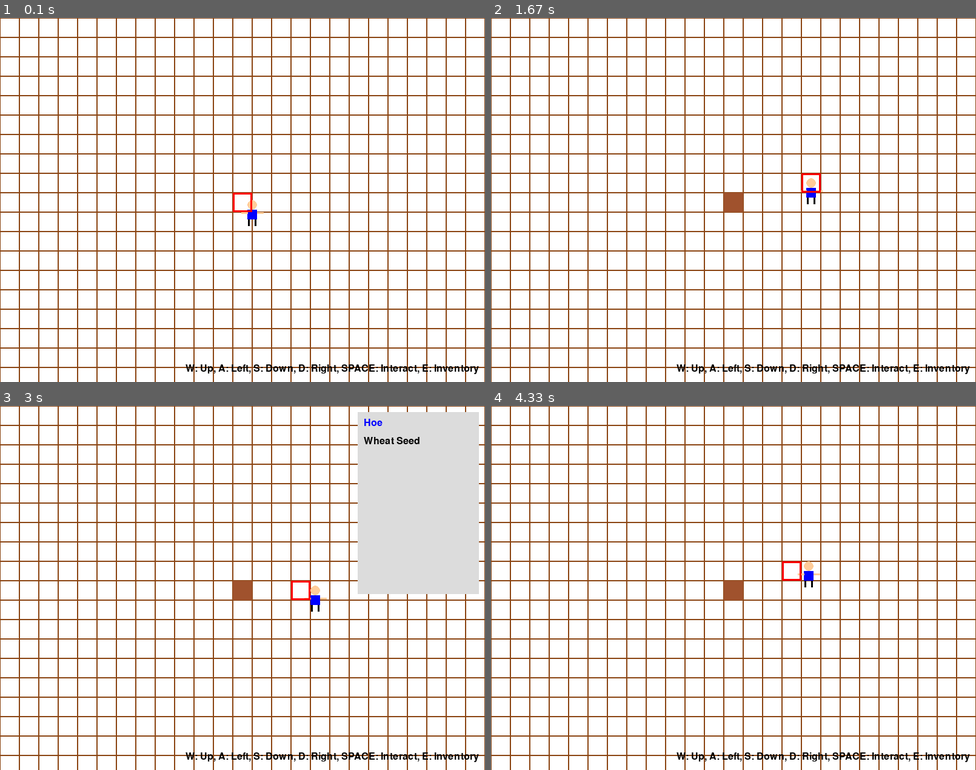
Above: before the commit, frames 1-4 (two rows, left to right).
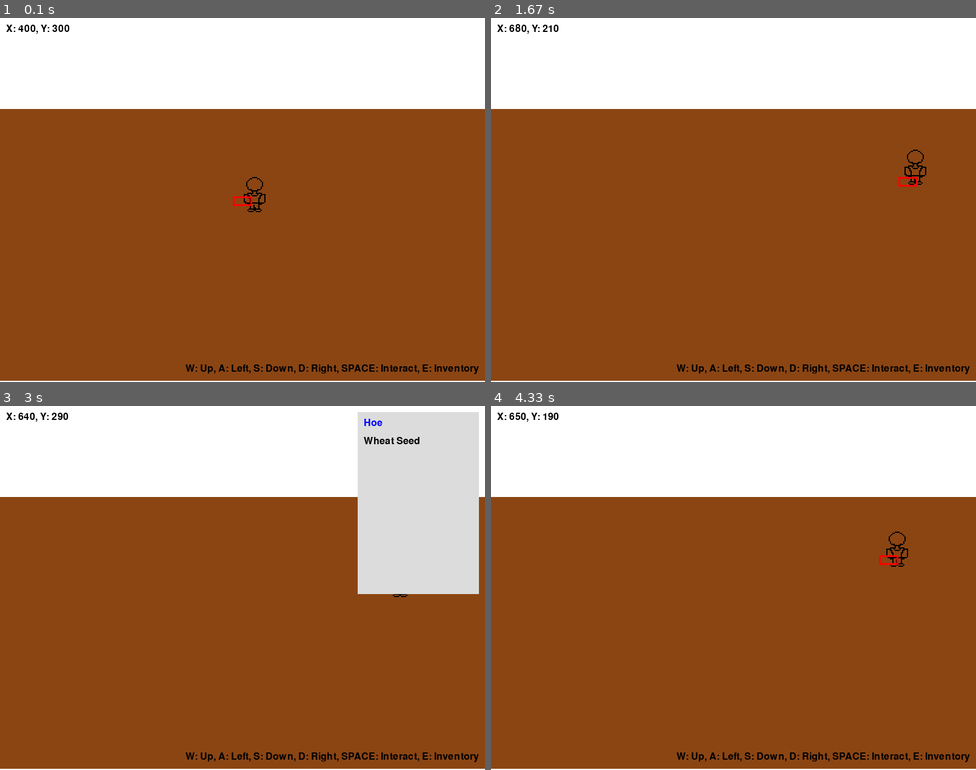
Above: after the commit, the same moments.

Repository: Origin0804/planting-game
Game: pygame game, started from main.py
The game is run twice, just before and just after one commit, with the same random seed, the same clock (stepped at 60 frames per second) and the same inputs.
Inputs (mouse positions are in pixels of both pictures, inside the frame that each line leads up to):
- Up to frame 1 (0.1 s): no input
- Up to frame 2 (1.67 s): hold Space 0.33-0.8 s; hold D 0.33-0.8 s; hold D 0.83-1.3 s; hold W 1.33-1.63 s
- Up to frame 3 (3 s): hold D 1.67-2.13 s; tap E at 1.82 s; hold A 2.17-2.7 s; hold S from 2.73 s (still down)
- Up to frame 4 (4.33 s): release S at 3.03 s; hold A 3.07-3.47 s; tap E at 3.22 s; hold W 3.5-3.87 s; move the mouse to (583, 675) at 3.53 s; hold D from 3.9 s (still down)

The runs differ from the first frame. In frame 1, 69% of the frame differs, in the area x 0-100%, y 0-100%; in frame 2, 69%; in frame 3, 62%; in frame 4, 69%.

Commit message:
Update for 2.5D vision

Diff:
--- a/block.py
+++ b/block.py
@@ -2,21 +2,44 @@
 
 # 定义常量
 PLANT_COLOR = (0, 128, 0)
+SCREEN_HEIGHT = 600  # 与main.py中的HEIGHT保持一致
+SKY_HEIGHT = 150     # 天空区域高度
 TILE_SIZE = 32
 
 # 初始化字体
 pygame.font.init()
 FONT = pygame.font.Font(None, 24)  # 可以根据需要调整字体大小
 
+WHEAT_TEXTURES = [
+    pygame.transform.scale(pygame.image.load(f'wheat{i}.png'), (TILE_SIZE, TILE_SIZE))
+    for i in range(1, 6)
+]
+# 在文件顶部添加
+SCREEN_HEIGHT = 600  # 与main.py中的HEIGHT保持一致
+SKY_HEIGHT = 150     # 天空区域高度
+
 class Block:
-    def __init__(self, position, state=0):
+    def __init__(self, grid_x, grid_y):
         """
-        初始化一个 Block 实例
-        :param position: 土地块的位置，格式: (x, y)
-        :param state: 土地块的状态，默认值为 0
+        :param grid_x: 网格坐标X (从0开始的整数)
+        :param grid_y: 网格坐标Y (从0开始的整数)
         """
-        self.position = position
-        self.state = state
+        self.grid_x = grid_x
+        self.grid_y = grid_y
+        self.state = 0  # 0 表示未开垦，1 表示已开垦
+        # 转换为屏幕坐标（扁矩形：宽度32，高度16）
+        self.screen_x = grid_x
+        self.screen_y = SKY_HEIGHT + grid_y / 2 # 留出天空区域
+
+    @property
+    def depth(self):
+        """用于绘制排序的深度值"""
+        return self.grid_x + self.grid_y
+
+    def draw(self, screen):
+        # 扁矩形绘制（宽32，高16）
+        pygame.draw.rect(screen, (139, 69, 19),
+                        (self.screen_x, self.screen_y, 32, 16))
 
     def change_state(self, new_state):
         """
@@ -25,19 +48,7 @@
         """
         self.state = new_state
 
-    def draw(self, screen):
-        """
-        在屏幕上绘制土地块
-        :param screen: 游戏屏幕对象
-        """
-        x, y = self.position
-        LAND_COLOR = (139, 69, 19)
-        CULTIVATED_COLOR = (160, 82, 45)
-        # Bug 修复：这里应该绘制土地块大小的矩形，而不是整个屏幕大小
-        if self.state == 0:
-            pygame.draw.rect(screen, LAND_COLOR, (x, y, TILE_SIZE, TILE_SIZE), 1)
-        elif self.state == 1:
-            pygame.draw.rect(screen, CULTIVATED_COLOR, (x, y, TILE_SIZE, TILE_SIZE))
+
 
 class Soil(Block):
     def __init__(self, position, state=0, plant=None):
@@ -80,23 +91,22 @@
             plant = self.plant
             self.plant = None
             self.growth_stage = 0
-            print(f"Harvesting plant at {self.position}")
+            print(f"Harvesting {plant.name} at {self.grid_x}, {self.grid_y}")
             return plant
         return None
-
     def draw(self, screen):
         super().draw(screen)
         if self.plant is not None:
-            x, y = self.position
-            # 计算植物的大小，根据生长阶段动态变化
-            plant_size = TILE_SIZE * (self.growth_stage / self.plant.max_stages)
-            # 绘制植物矩形，使其居中显示在土地块上
-            pygame.draw.rect(screen, PLANT_COLOR, (x + (TILE_SIZE - plant_size) // 2,
-                                                   y + (TILE_SIZE - plant_size) // 2,
-                                                   plant_size, plant_size))
-            # 绘制生长阶段数字标注
+            x, y = self.screen_x, self.screen_y
+            # 根据生长阶段选择贴图
+            stage = min(self.growth_stage, len(WHEAT_TEXTURES) - 1)
+            plant_image = WHEAT_TEXTURES[stage]
+            plant_y = y - plant_image.get_height() + 16
+            screen.blit(plant_image, (x, plant_y))
+            # 调整生长阶段数字标注的位置
             text = FONT.render(str(self.growth_stage), True, (255, 255, 255))  # 白色文字
-            text_rect = text.get_rect(center=(x + TILE_SIZE // 2, y + TILE_SIZE // 2))
+            # 让提示框显示在植物上方
+            text_rect = text.get_rect(center=(x + TILE_SIZE // 2, plant_y - 10))
             screen.blit(text, text_rect)
 
 
@@ -104,4 +114,4 @@
         """开垦土地"""
         if self.state == 0:
             self.state = 1
-            print(f"Land at {self.position} cultivated")
+            print(f"Land at {self.grid_x}, {self.grid_y} cultivated")
--- a/character.py
+++ b/character.py
@@ -1,14 +1,22 @@
+import pygame
+from block import TILE_SIZE
+
+SCREEN_HEIGHT = 600  # 与main.py中的HEIGHT保持一致
+SKY_HEIGHT = 150     # 天空区域高度
+
 class Character:
-    def __init__(self, name, x, y):
+    def __init__(self, name, grid_x, grid_y):
         """
         Initialize a Character instance
         :param name: The name of the character
-        :param x: The initial x-coordinate of the character
-        :param y: The initial y-coordinate of the character
+        :param grid_x: The initial grid x-coordinate of the character
+        :param grid_y: The initial grid y-coordinate of the character
         """
         self.name = name
-        self.x = x
-        self.y = y
+        self.grid_x = grid_x  # 网格坐标X
+        self.grid_y = grid_y  # 网格坐标Y
+        self.screen_x = 0      # 实际屏幕坐标（通过grid计算）
+        self.screen_y = 0
         self.inventory = []  # Item list
 
     def add_item(self, item):
@@ -36,3 +44,16 @@
         :return: The character's inventory list
         """
         return self.inventory
+
+    def draw_player(screen, grid_x, grid_y):
+        # 计算玩家在扁矩形系统中的位置
+
+        # 将贴图加载移到函数外部（只需加载一次）
+        if not hasattr(Character, 'player_image'):
+            Character.player_image = pygame.transform.scale(
+                pygame.image.load('character_model.png').convert_alpha(),
+                (40, 60)
+            )
+        screen_x = grid_x
+        screen_y = SKY_HEIGHT + grid_y / 2 - 40  # 站在地块上方
+        screen.blit(Character.player_image, (screen_x, screen_y))
--- a/import pygame.py
+++ /dev/null
@@ -1,282 +0,0 @@
-import pygame
-import random
-
-# Initialize Pygame
-pygame.init()
-
-# Define constants
-WIDTH, HEIGHT = 800, 600
-TILE_SIZE = 32
-WHITE = (255, 255, 255)
-BLACK = (0, 0, 0)
-LAND_COLOR = (139, 69, 19)  # Land color
-CULTIVATED_COLOR = (160, 82, 45)  # Cultivated land color
-PLANT_COLOR = (0, 128, 0)  # Plant color
-MOVE_SPEED = 2
-FONT = pygame.font.Font(None, 24)
-INVENTORY_WIDTH = 200
-INVENTORY_HEIGHT = 300
-INVENTORY_BG_COLOR = (220, 220, 220)
-TIP_BG_COLOR = (255, 255, 200)
-HIGHLIGHT_COLOR = (255, 0, 0)  # Color for highlighting the land
-
-# Define the Block class
-class Block:
-    def __init__(self, position, state=0):
-        """
-        Initialize a Block instance
-        :param position: The position of the land block, format: (x, y)
-        :param state: The state of the land block, default is 0
-        """
-        self.position = position
-        self.state = state
-
-    def change_state(self, new_state):
-        """
-        Change the state of the land block
-        :param new_state: The new state value
-        """
-        self.state = new_state
-
-    def draw(self, screen):
-        """
-        Draw the land block on the screen
-        :param screen: The game screen object
-        """
-        x, y = self.position
-        if self.state == 0:
-            pygame.draw.rect(screen, LAND_COLOR, (x, y, TILE_SIZE, TILE_SIZE), 1)
-        elif self.state == 1:
-            pygame.draw.rect(screen, CULTIVATED_COLOR, (x, y, TILE_SIZE, TILE_SIZE))
-
-
-# Define the Soil class
-class Soil(Block):
-    def __init__(self, position, state=0, plant=0):
-        """
-        Initialize a Soil instance
-        :param position: The position of the land, format: (x, y)
-        :param state: The state of the land, 0 for uncultivated, 1 for cultivated, default is 0
-        :param plant: The planted crop, 0 for no plant
-        """
-        super().__init__(position, state)
-        self.plant = plant
-        self.growth_stage = 0  # Plant growth stage
-
-    def plant_crop(self, new_plant):
-        """
-        Plant a crop on the land
-        :param new_plant: The crop to be planted
-        """
-        if self.state == 1 and self.plant == 0:
-            self.plant = new_plant
-            self.growth_stage = 0
-
-    def grow(self):
-        """
-        The plant grows
-        """
-        if self.plant != 0:
-            self.growth_stage += 1
-            if self.growth_stage >= 5:  # Assume the plant matures after 5 growth stages
-                self.growth_stage = 5
-
-    def harvest(self):
-        """
-        Harvest the crop on the land
-        :return: The harvested crop, 0 if no crop
-        """
-        if self.plant != 0 and self.growth_stage == 5:
-            harvested_plant = self.plant
-            self.plant = 0
-            self.growth_stage = 0
-            return harvested_plant
-        return 0
-
-    def draw(self, screen):
-        super().draw(screen)
-        if self.plant != 0:
-            x, y = self.position
-            plant_size = TILE_SIZE * (self.growth_stage / 5)
-            pygame.draw.rect(screen, PLANT_COLOR, (x + (TILE_SIZE - plant_size) // 2,
-                                                   y + (TILE_SIZE - plant_size) // 2,
-                                                   plant_size, plant_size))
-
-
-# Define the Item class
-class Item:
-    def __init__(self, item_id, name, description=""):
-        """
-        Initialize an Item instance
-        :param item_id: The unique ID of the item
-        :param name: The name of the item
-        :param description: The description of the item, default is an empty string
-        """
-        self.id = item_id
-        self.name = name
-        self.description = description
-
-
-# Define the Character class
-class Character:
-    def __init__(self, name, x, y):
-        """
-        Initialize a Character instance
-        :param name: The name of the character
-        :param x: The initial x-coordinate of the character
-        :param y: The initial y-coordinate of the character
-        """
-        self.name = name
-        self.x = x
-        self.y = y
-        self.inventory = []  # Item list
-
-    def add_item(self, item):
-        """
-        Add an item to the character's inventory
-        :param item: The item instance to be added
-        """
-        self.inventory.append(item)
-
-    def remove_item(self, item_id):
-        """
-        Remove an item with the specified ID from the character's inventory
-        :param item_id: The ID of the item to be removed
-        :return: The removed item if successful, None otherwise
-        """
-        for item in self.inventory:
-            if item.id == item_id:
-                self.inventory.remove(item)
-                return item
-        return None
-
-    def get_inventory(self):
-        """
-        Get the character's inventory
-        :return: The character's inventory list
-        """
-        return self.inventory
-
-
-# Create the screen
-screen = pygame.display.set_mode((WIDTH, HEIGHT))
-pygame.display.set_caption("Simple Stardew Valley")
-
-# Load the character image
-player_image = pygame.Surface((TILE_SIZE, TILE_SIZE))
-player_image.fill((255, 0, 0))  # Red square represents the character
-
-# Create a character instance
-player = Character("Player", WIDTH // 2, HEIGHT // 2)
-
-# Add items to the player's inventory
-hoe = Item(1, "Hoe", "A tool for cultivating land")
-seed = Item(2, "Seed", "A seed for planting crops")
-player.add_item(hoe)
-player.add_item(seed)
-
-# Create a list of land blocks
-blocks = []
-for y in range(0, HEIGHT, TILE_SIZE):
-    for x in range(0, WIDTH, TILE_SIZE):
-        block = Soil((x, y))
-        blocks.append(block)
-
-# Game main loop
-running = True
-clock = pygame.time.Clock()
-grow_timer = 0  # Growth timer
-is_inventory_open = False  # Inventory open flag
-
-while running:
-    for event in pygame.event.get():
-        if event.type == pygame.QUIT:
-            running = False
-        elif event.type == pygame.KEYDOWN:
-            if event.key == pygame.K_SPACE:
-                # Get the land block where the player is currently located
-                player_tile_x = player.x // TILE_SIZE * TILE_SIZE
-                player_tile_y = player.y // TILE_SIZE * TILE_SIZE
-                for block in blocks:
-                    if block.position == (player_tile_x, player_tile_y):
-                        if any(item.id == 1 for item in player.inventory):  # Has a hoe
-                            block.change_state(1)  # Cultivate the land
-                        elif any(item.id == 2 for item in player.inventory) and block.state == 1:
-                            block.plant_crop(seed)  # Plant a crop
-                        elif block.plant != 0 and block.growth_stage == 5:
-                            harvested = block.harvest()
-                            if harvested:
-                                player.add_item(harvested)
-            elif event.key == pygame.K_e:
-                is_inventory_open = not is_inventory_open
-
-    # Handle key events, use WASD to control movement
-    keys = pygame.key.get_pressed()
-    if keys[pygame.K_a] and player.x > 0:
-        player.x -= MOVE_SPEED
-    if keys[pygame.K_d] and player.x < WIDTH - TILE_SIZE:
-        player.x += MOVE_SPEED
-    if keys[pygame.K_w] and player.y > 0:
-        player.y -= MOVE_SPEED
-    if keys[pygame.K_s] and player.y < HEIGHT - TILE_SIZE:
-        player.y += MOVE_SPEED
-
-    # Plant growth logic
-    grow_timer += clock.get_rawtime()
-    if grow_timer >= 5000:  # Grow once every 5 seconds
-        for block in blocks:
-            if isinstance(block, Soil):
-                block.grow()
-        grow_timer = 0
-
-    # Draw the background
-    screen.fill(WHITE)
-
-    # Draw land blocks
-    for block in blocks:
-        block.draw(screen)
-
-    # Implement 2.5D effect, simply rotate the character
-    rotated_player = pygame.transform.rotate(player_image, 45)
-    new_rect = rotated_player.get_rect(center=player_image.get_rect(topleft=(player.x, player.y)).center)
-    screen.blit(rotated_player, new_rect.topleft)
-
-    # Highlight the land block where the player is currently located
-    player_tile_x = player.x // TILE_SIZE * TILE_SIZE
-    player_tile_y = player.y // TILE_SIZE * TILE_SIZE
-    for block in blocks:
-        if block.position == (player_tile_x, player_tile_y):
-            pygame.draw.rect(screen, HIGHLIGHT_COLOR, (player_tile_x, player_tile_y, TILE_SIZE, TILE_SIZE), 3)
-
-    # Show the inventory interface
-    if is_inventory_open:
-        pygame.draw.rect(screen, INVENTORY_BG_COLOR, (WIDTH - INVENTORY_WIDTH - 10, 10, INVENTORY_WIDTH, INVENTORY_HEIGHT))
-        inventory_y = 20
-        mouse_x, mouse_y = pygame.mouse.get_pos()
-        hovered_item = None
-        for item in player.inventory:
-            item_text = FONT.render(item.name, True, BLACK)
-            item_rect = item_text.get_rect(topleft=(WIDTH - INVENTORY_WIDTH, inventory_y))
-            screen.blit(item_text, item_rect)
-            if item_rect.collidepoint(mouse_x, mouse_y):
-                hovered_item = item
-            inventory_y += 30
-
-        if hovered_item:
-            desc_text = FONT.render(hovered_item.description, True, BLACK)
-            desc_rect = desc_text.get_rect(topleft=(WIDTH - INVENTORY_WIDTH, inventory_y))
-            pygame.draw.rect(screen, TIP_BG_COLOR, desc_rect.inflate(10, 5))
-            screen.blit(desc_text, desc_rect)
-
-    # Show key prompts
-    controls_text = FONT.render("W: Up, A: Left, S: Down, D: Right, SPACE: Interact, E: Inventory", True, BLACK)
-    screen.blit(controls_text, (WIDTH - controls_text.get_width() - 10, HEIGHT - 30))
-
-    # Update the display
-    pygame.display.flip()
-
-    # Control the frame rate
-    clock.tick(60)
-
-# Quit Pygame
-pygame.quit()
--- a/main.py
+++ b/main.py
@@ -10,9 +10,11 @@
 # 定义常量
 WIDTH, HEIGHT = 800, 600
 TILE_SIZE = 32
+SKY_COLOR = (135, 206, 235)  # 天空蓝
 WHITE = (255, 255, 255)
 BLACK = (0, 0, 0)
-MOVE_SPEED = 2
+SKY_HEIGHT = 150     # 天空区域高度
+MOVE_SPEED = 5
 FONT = pygame.font.Font(None, 24)
 INVENTORY_WIDTH = 200
 INVENTORY_HEIGHT = 300
@@ -24,9 +26,17 @@
 screen = pygame.display.set_mode((WIDTH, HEIGHT))
 pygame.display.set_caption("Simple Stardew Valley")
 
+# 加载人物模型素材
+player_image = pygame.image.load('character_model.png').convert_alpha()
+# 调整图片大小以适应 TILE_SIZE
+player_image = pygame.transform.scale(player_image, (40, 60))
+
+# 后续代码保持不变
+
 # Create a character instance
-player = Character("Player", WIDTH // 2, HEIGHT // 2)
-
+player = Character("Player",
+                  (WIDTH//2),  # 初始网格X
+                  (HEIGHT//2)) # 初始网格Y
 # 定义小麦种子
 wheat_seed = Item(2, "Wheat Seed", "A seed for planting wheat")
 # 定义小麦产品
@@ -42,11 +52,14 @@
 player.add_item(wheat_seed)
 
 # 创建土地块列表
+# 计算实际可放置地块的网格数量
+GRID_COLS = WIDTH // TILE_SIZE
+GRID_ROWS = (HEIGHT - SKY_HEIGHT) // 16  # 根据扁矩形高度计算
+
 blocks = []
-for y in range(0, HEIGHT, TILE_SIZE):
-    for x in range(0, WIDTH, TILE_SIZE):
-        block = Soil((x, y))
-        blocks.append(block)
+for grid_y in range(GRID_ROWS):
+    for grid_x in range(GRID_COLS):
+        blocks.append(Soil(grid_x * TILE_SIZE, grid_y * TILE_SIZE))
 
 # 游戏主循环
 running = True
@@ -54,56 +67,32 @@
 grow_timer = 0
 is_inventory_open = False
 
-
-def draw_player(screen, x, y):
-    # 绘制头部，用圆形表示
-    head_radius = TILE_SIZE // 4
-    pygame.draw.circle(screen, (255, 204, 153), (x + TILE_SIZE // 2, y + head_radius), head_radius)
-
-    # 绘制身体，用矩形表示
-    body_height = TILE_SIZE // 2
-    pygame.draw.rect(screen, (0, 0, 255), (x + TILE_SIZE // 4, y + 2 * head_radius, TILE_SIZE // 2, body_height))
-
-    # 绘制手臂
-    arm_length = TILE_SIZE // 3
-    pygame.draw.line(screen, (255, 204, 153), (x + TILE_SIZE // 4, y + 2 * head_radius + body_height // 3),
-                     (x + TILE_SIZE // 4 - arm_length, y + 2 * head_radius + body_height // 3), 3)
-    pygame.draw.line(screen, (255, 204, 153), (x + 3 * TILE_SIZE // 4, y + 2 * head_radius + body_height // 3),
-                     (x + 3 * TILE_SIZE // 4 + arm_length, y + 2 * head_radius + body_height // 3), 3)
-
-    # 绘制腿部
-    leg_length = TILE_SIZE // 3
-    pygame.draw.line(screen, (0, 0, 0), (x + TILE_SIZE // 3, y + 2 * head_radius + body_height),
-                     (x + TILE_SIZE // 3, y + 2 * head_radius + body_height + leg_length), 3)
-    pygame.draw.line(screen, (0, 0, 0), (x + 2 * TILE_SIZE // 3, y + 2 * head_radius + body_height),
-                     (x + 2 * TILE_SIZE // 3, y + 2 * head_radius + body_height + leg_length), 3)
-
-
 while running:
+    screen.fill(SKY_COLOR, (0, 0, WIDTH, SKY_HEIGHT))
     current_time = pygame.time.get_ticks()  # 每次循环获取当前时间
     for event in pygame.event.get():
         if event.type == pygame.QUIT:
             running = False
         elif event.type == pygame.KEYDOWN:
             if event.key == pygame.K_SPACE:
-                # 获取玩家当前所在的土地块
-                player_tile_x = player.x // TILE_SIZE * TILE_SIZE
-                player_tile_y = player.y // TILE_SIZE * TILE_SIZE
+                player_tile_x = round(player.grid_x/TILE_SIZE)*TILE_SIZE
+                player_tile_y = round(player.grid_y/TILE_SIZE)*TILE_SIZE
                 target_block = None
                 # 精确查找玩家所在的土地块
                 for block in blocks:
-                    if block.position == (player_tile_x, player_tile_y):
+                    if block.grid_x == player_tile_x and block.grid_y == player_tile_y:
                         target_block = block
                         break
                 if target_block:
-                    print(f"Found target block at position: {target_block.position}")
+                    print(f"Found target block at position: {target_block.grid_x}, {target_block.grid_y}")
                     land_state = target_block.state
                     has_hoe = any(item.id == 1 for item in player.inventory)
                     has_wheat_seed = any(item.id == 2 for item in player.inventory)
 
                     if land_state == 0:  # 土地未开垦
                         if has_hoe:
-                            target_block.cultivate()
+
+                            target_block.change_state(1)  # 假设 change_state 1 代表开垦
                     elif land_state == 1 and target_block.plant is None:  # 开垦未播种
                         if has_wheat_seed:
                             target_block.plant_crop(wheat, current_time)
@@ -117,23 +106,26 @@
                         if harvested:
                             player.add_item(harvested.product_item)
                             # 随机生成 1 - 2 个种子
-                            seed_count = random.randint(harvested.seed_harvested_min, harvested.seed_harvested_max)
+
+                            seed_count = random.randint(1, 2)  # 假设种子收获范围 1 - 2
                             for _ in range(seed_count):
-                                player.add_item(harvested.seed)
-                            print(f"Harvested {harvested} and {seed_count} {harvested.seed}")
+
+
+                                player.add_item(wheat_seed)
+                            print(f"Harvested {harvested} and {seed_count} wheat seeds")
             elif event.key == pygame.K_e:
                 is_inventory_open = not is_inventory_open
 
     # 处理按键事件，使用 WASD 控制移动
     keys = pygame.key.get_pressed()
-    if keys[pygame.K_a] and player.x > 0:
-        player.x -= MOVE_SPEED
-    if keys[pygame.K_d] and player.x < WIDTH - TILE_SIZE:
-        player.x += MOVE_SPEED
-    if keys[pygame.K_w] and player.y > 0:
-        player.y -= MOVE_SPEED
-    if keys[pygame.K_s] and player.y < HEIGHT - TILE_SIZE:
-        player.y += MOVE_SPEED
+    if keys[pygame.K_a] and player.grid_x > 0:
+        player.grid_x -= MOVE_SPEED
+    if keys[pygame.K_d] and player.grid_x < WIDTH - 1:
+        player.grid_x += MOVE_SPEED
+    if keys[pygame.K_w] and player.grid_y > 0:
+        player.grid_y -= MOVE_SPEED
+    if keys[pygame.K_s] and player.grid_y < HEIGHT - 1:
+        player.grid_y += MOVE_SPEED
 
     # 植物生长逻辑
     for block in blocks:
@@ -144,18 +136,25 @@
     screen.fill(WHITE)
 
     # 绘制土地块
-    for block in blocks:
+    # 在游戏主循环的绘制部分修改为：
+    # 绘制土地块（按深度排序）
+    for block in sorted(blocks, key=lambda b: b.depth):
         block.draw(screen)
 
-    # Draw the player
-    draw_player(screen, player.x, player.y)
 
-    # 高亮显示玩家当前所在的土地块
-    player_tile_x = player.x // TILE_SIZE * TILE_SIZE
-    player_tile_y = player.y // TILE_SIZE * TILE_SIZE
-    for block in blocks:
-        if block.position == (player_tile_x, player_tile_y):
-            pygame.draw.rect(screen, HIGHLIGHT_COLOR, (player_tile_x, player_tile_y, TILE_SIZE, TILE_SIZE), 3)
+    Character.draw_player(screen, player.grid_x, player.grid_y)
+
+    # 在绘制高亮框的位置修改：
+    player_tile_x = round(player.grid_x/TILE_SIZE)*TILE_SIZE
+    player_tile_y = round(player.grid_y/TILE_SIZE)*TILE_SIZE
+
+    rect_width = TILE_SIZE
+    rect_height = TILE_SIZE // 2
+    pygame.draw.rect(screen, HIGHLIGHT_COLOR, (player_tile_x, SKY_HEIGHT + player_tile_y/2, rect_width, rect_height), 3)
+
+    # 显示角色坐标
+    coord_text = FONT.render(f"X: {player.grid_x}, Y: {player.grid_y}", True, BLACK)
+    screen.blit(coord_text, (10, 10))
 
     # 显示背包界面
     if is_inventory_open:
Binary file added: character_model.png
Binary file added: wheat1.png
Binary file added: wheat2.png
Binary file added: wheat3.png
Binary file added: wheat4.png
Binary file added: wheat5.png
